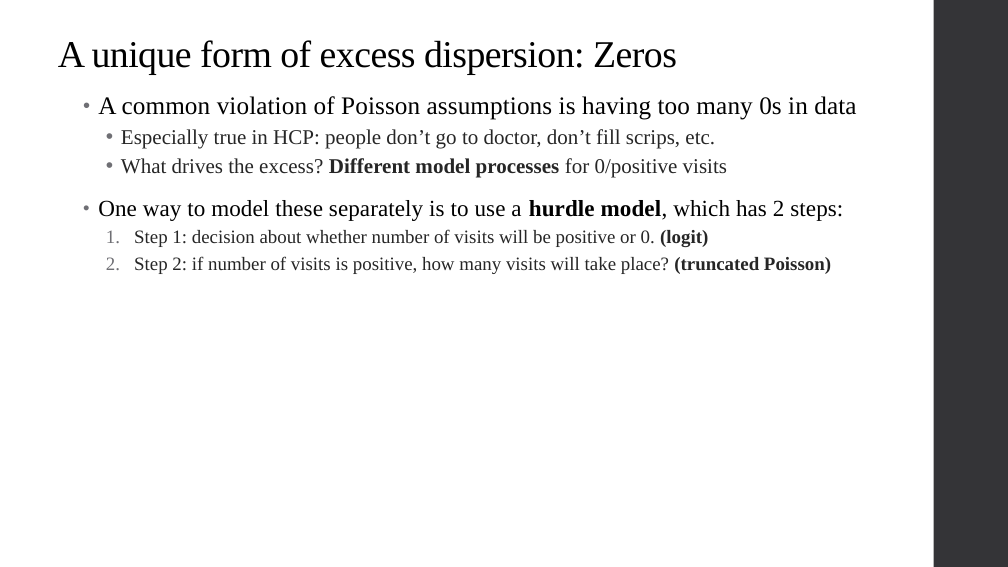
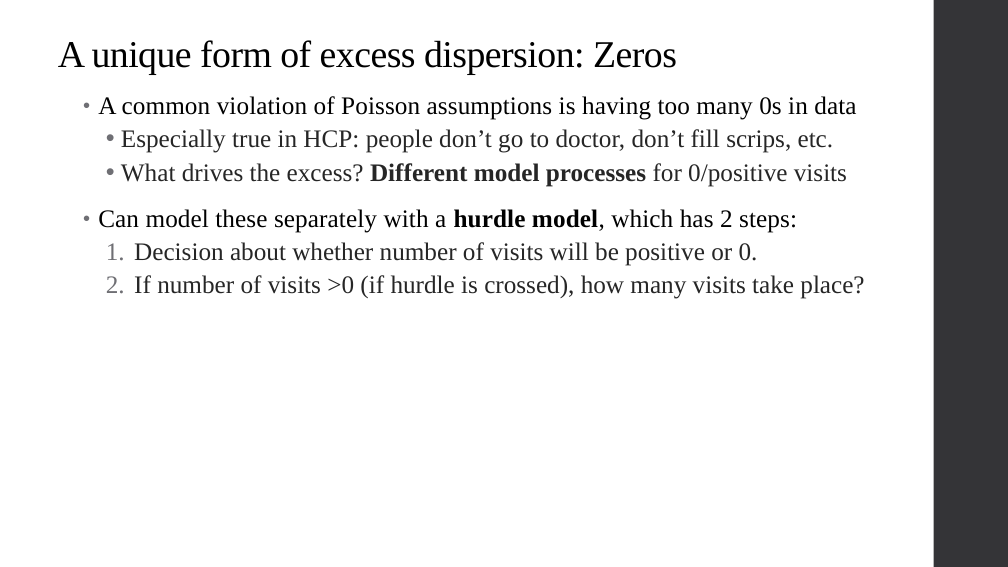
Before and after one commit to qiufei/fork-HAD5744, a slide deck: slide 47 of Lecture07-08_BinaryDepVars/Lecture7_BinaryDepVars_2022F.pptx. Drawn at 1008x567 pixels with LibreOffice and Linux fonts; fonts in the diff are those of the drawing. Boxes give left, top, right and bottom in pixels: in the first picture for what was removed or moved away, otherwise in the second. Text is boxed around its words. In the diff, an @@ line names an element or a change of style, - is before the commit and + after.

Commit message:
Update Lectures 7-8

```diff
--- a/Lecture07-08_BinaryDepVars/Lecture7_BinaryDepVars_2022F.pptx
+++ b/Lecture07-08_BinaryDepVars/Lecture7_BinaryDepVars_2022F.pptx
@@ text at [121,129,847,187]: size 20 to 24 pt in "Especially true in HCP: people don’t go ...", "What drives the excess? Different model processes ..." @@
@@ text at [98,209,864,299]: text changed; size 18 to 24 pt @@
-• One way to model these separately is to use a hurdle model, which has 2 steps:
-  1. Step 1: decision about whether number of visits will be positive or 0. (logit)
-  2. Step 2: if number of visits is positive, how many visits will take place? (truncated Poisson)
+• Can model these separately with a hurdle model, which has 2 steps:
+  1. Decision about whether number of visits will be positive or 0.
+  2. If number of visits >0 (if hurdle is crossed), how many visits take place?
```
Also in this commit, not shown: 6 other slides changed, 1 slide added, 9 other files.
